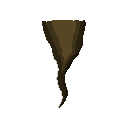
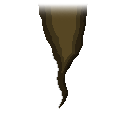
The second (128, 128) image is a revision of the first. Changes to its layers:
painted on "Layer 7" over [38, 3, 88, 22]
